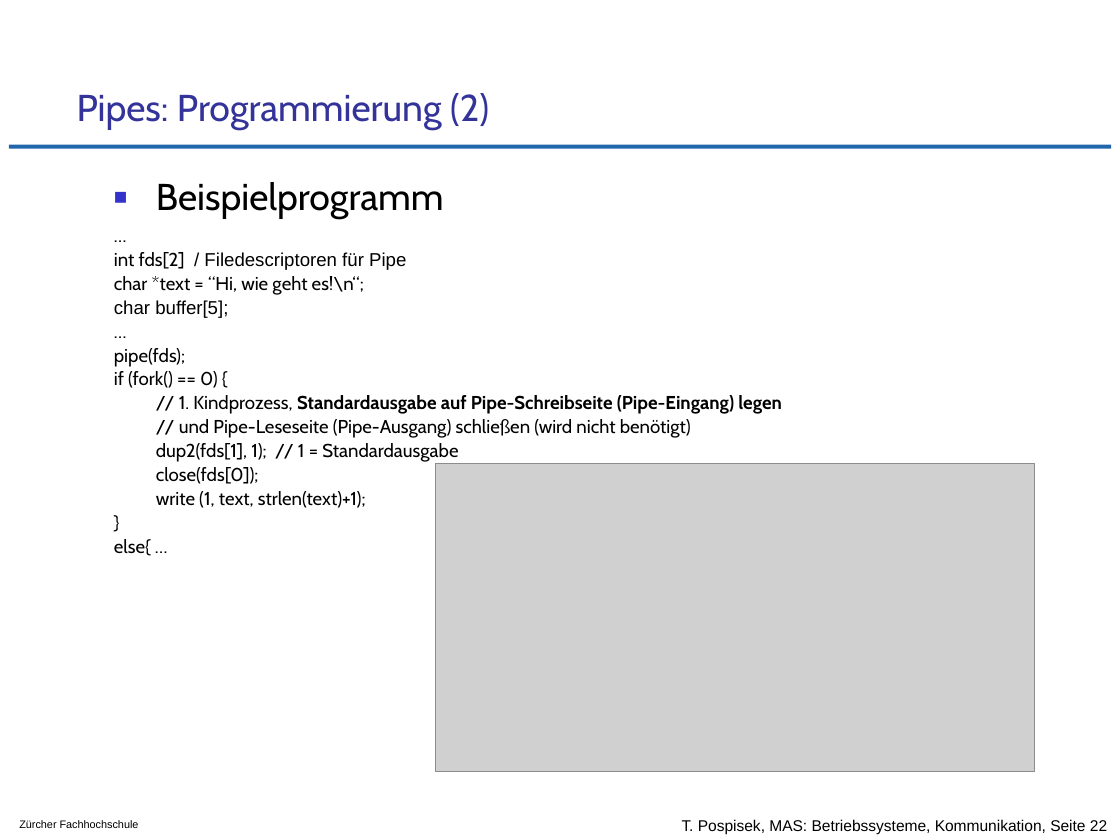
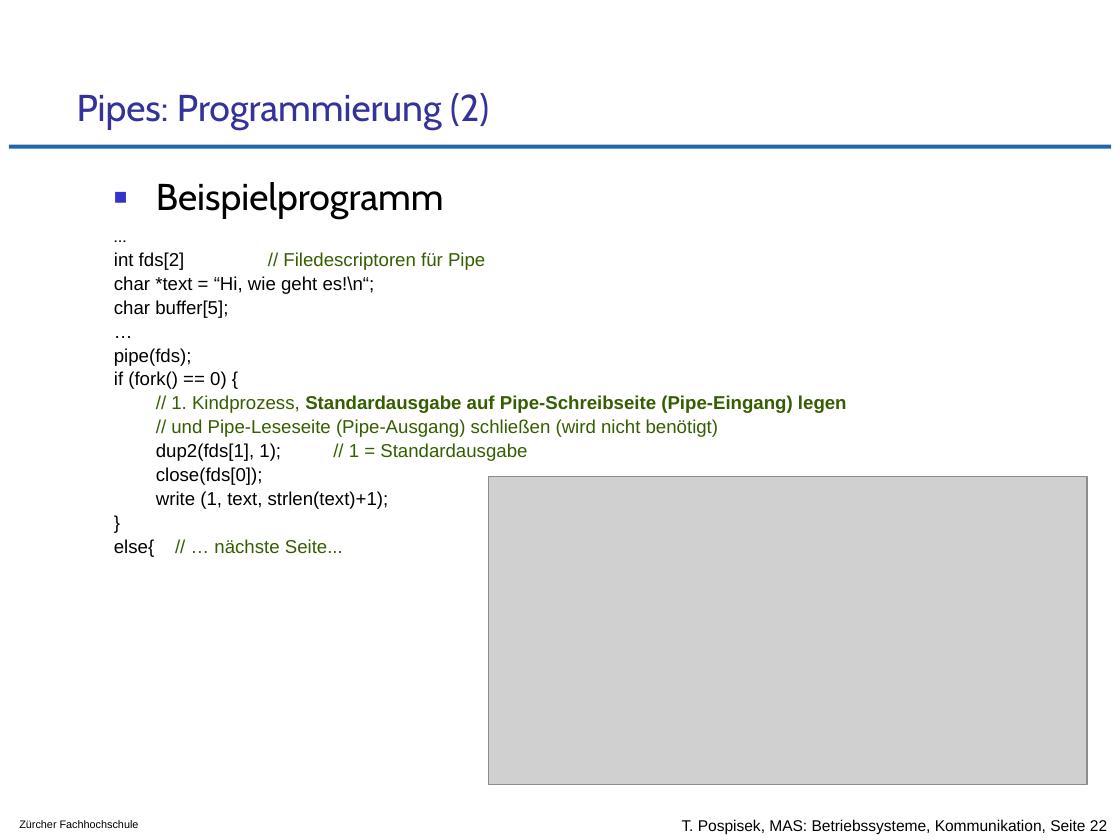
Before and after one commit to tpo/betriebssysteme, a slide deck: slide 22 of 09_Kommunikation_von_Prozessen_und_Threads.odp. Drawn at 1120x840 pixels with LibreOffice and Linux fonts; fonts in the diff are those of the drawing; grey boxes stand for pictures; background and template pictures are left out. Boxes give left, top, right and bottom in pixels: in the first picture for what was removed or moved away, otherwise in the second. Text is boxed around its words. In the diff, an @@ line names an element or a change of style, - is before the commit and + after.

```diff
--- a/09_Kommunikation_von_Prozessen_und_Threads.odp
+++ b/09_Kommunikation_von_Prozessen_und_Threads.odp
@@ text at (114,252,485,270): text changed; text colour #000000 to #355E00 @@
-int fds[2] / Filedescriptoren für Pipe
+int fds[2] // Filedescriptoren für Pipe
@@ text at (114,276,847,509): font Cabin to Arial in "char *text = “Hi, wie geht es!\n“;", "…", "pipe(fds);", "if (fork() == 0) {" and 6 more places; text colour #000000 to #355E00 in "// 1. Kindprozess, Standardausgabe auf Pipe-Schreibseite (Pi ...", "// und Pipe-Leseseite (Pipe-Ausgang) schließen (wird nicht ...", "// 1 = Standardausgabe" @@
@@ picture: place and size @@
-picture at (436,464,1035,772)
+picture at (488,476,1088,784)
@@ text at (114,539,343,557): text changed; font Cabin to Arial; text colour #000000 to #355E00 @@
-else{ …
+else{ // … nächste Seite...
```
Also in this commit, not shown: 3 other slides changed.
